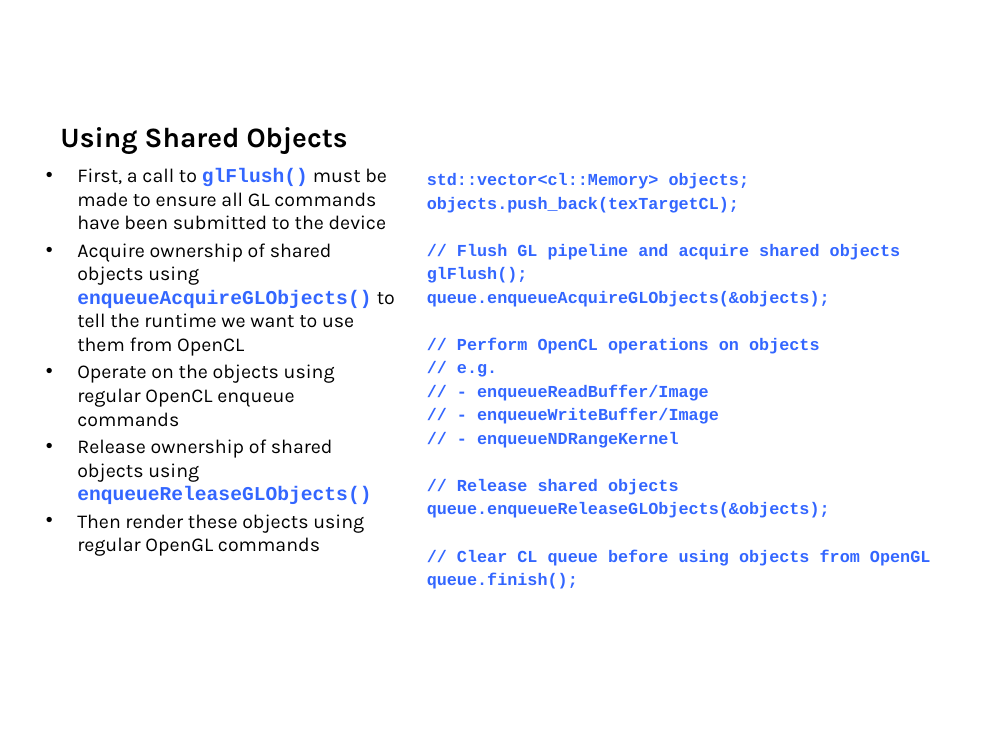
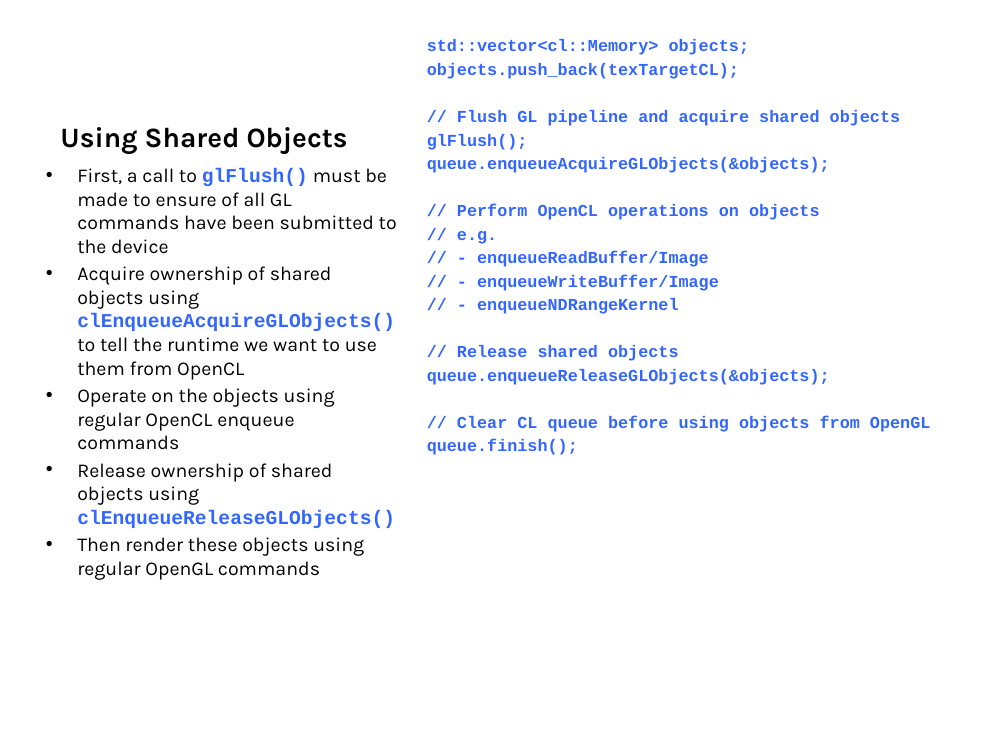
Before and after one commit to UoB-HPC/opencl-training-code, a slide deck: slide 132 of slides/intro_to_OpenCL_Feb_2015_part2.pptx (slide 134 before the commit). Drawn at 1008x756 pixels with LibreOffice and Linux fonts; fonts in the diff are those of the drawing. Boxes give left, top, right and bottom in pixels: in the first picture for what was removed or moved away, otherwise in the second. Text is boxed around its words. In the diff, an @@ line names an element or a change of style, - is before the commit and + after.

```diff
--- a/slides/intro_to_OpenCL_Feb_2015_part2.pptx
+++ b/slides/intro_to_OpenCL_Feb_2015_part2.pptx
@@ text "std::vector<cl::Memory> objects;": place and size @@
-text "std::vector<cl::Memory> objects;" at [427,173,930,589]
+text "std::vector<cl::Memory> objects;" at [427,39,930,455]
@@ text at [77,168,397,380]: text changed @@
-• First, a call to glFlush() must be made to ensure all GL commands have been submitted to the device
-• Acquire ownership of shared objects using enqueueAcquireGLObjects() to tell the runtime we want to use them from OpenCL
+• First, a call to glFlush() must be made to ensure of all GL commands have been submitted to the device
+• Acquire ownership of shared objects using clEnqueueAcquireGLObjects() to tell the runtime we want to use them from OpenCL
@@ text at [77,463,395,528]: text changed @@
-• Release ownership of shared objects using enqueueReleaseGLObjects()
+• Release ownership of shared objects using clEnqueueReleaseGLObjects()
```
Also in this commit, not shown: 9 other slides changed, 2 slides removed, 2 other files.
